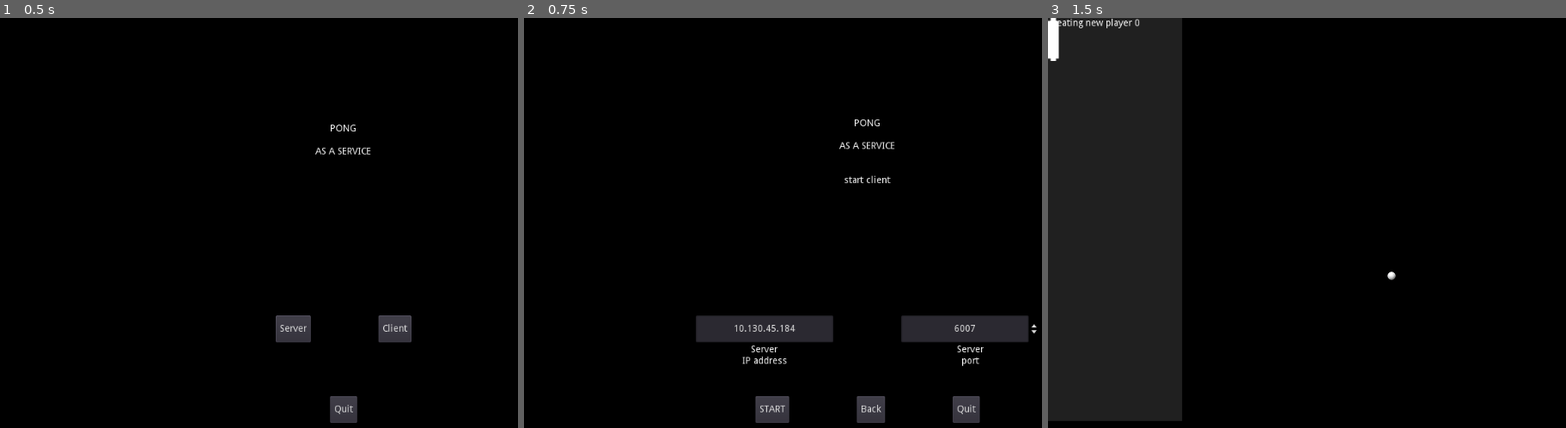
Above: before the commit, frames 1-3 (left to right).
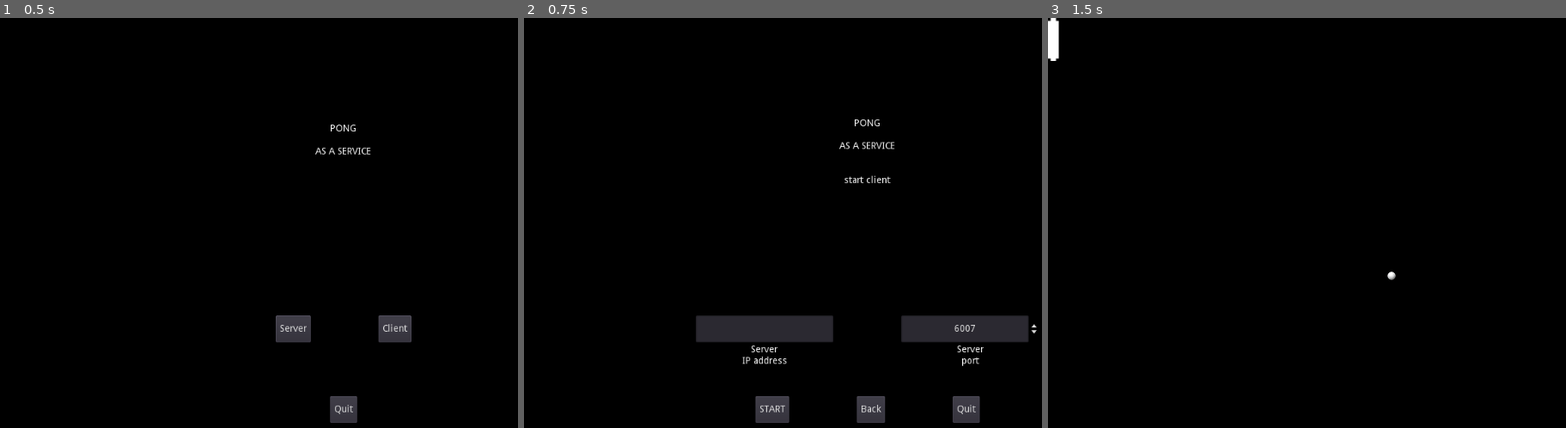
Above: after the commit, the same moments.

Repository: wisienka91/pongasaservice
Game: Godot game, scene res://menu/MainMenu.tscn
Same seed, same stepped clock (60 frames per second), same inputs: the game is played once before the commit and once after it.
Inputs:
- Up to frame 1 (0.5 s): no input
- Up to frame 2 (0.75 s): click "Client" at 0.5 s
- Up to frame 3 (1.5 s): click "START" at 1.25 s

Frame 1 is identical in both runs. In frame 2, less than 0.1% of the frame differs, in the area x 40-53%, y 74-77%; in frame 3, 25%, in the area x 0-26%, y 0-99%.
Error in both runs: Invalid get index '1' (on base: 'Array'). (res://lib/network.gd:4)

Commit message:
Debug cleaned

Diff:
--- a/game/Game.gd
+++ b/game/Game.gd
@@ -4,7 +4,6 @@
 var players = []
 var peer_id = null
 var visible_players = []
-onready var debug = $GUI/debug
 
 var controlling = null
 
@@ -44,7 +43,6 @@
 
 
 func init_player(player_id):
-	debug.text += 'creating new player ' + str(player_id) + '\n'
 	var new_player = playerScene.instance()
 	new_player.name = str(player_id)
 	if player_id == peer_id:
--- a/game/Game.tscn
+++ b/game/Game.tscn
@@ -45,16 +45,3 @@
 position = Vector2( 512, 384 )
 
 [node name="Players" type="Node" parent="."]
-
-[node name="GUI" type="CanvasLayer" parent="."]
-
-[node name="ColorRect" type="ColorRect" parent="GUI"]
-modulate = Color( 1, 1, 1, 0.129412 )
-margin_right = 200.0
-margin_bottom = 600.0
-
-[node name="debug" type="Label" parent="GUI"]
-margin_left = 1.0
-margin_top = 1.0
-margin_right = 41.0
-margin_bottom = 15.0
--- a/menu/ClientMenu.tscn
+++ b/menu/ClientMenu.tscn
@@ -35,7 +35,6 @@
 [node name="IPInput" type="LineEdit" parent="ClientInputContainer/IPMarginContainer"]
 margin_right = 205.0
 margin_bottom = 40.0
-text = "10.130.45.184"
 align = 1
 
 [node name="PortMarginContainer" type="MarginContainer" parent="ClientInputContainer"]
@@ -48,7 +47,7 @@
 margin_right = 206.0
 margin_bottom = 40.0
 min_value = 6007.0
-max_value = 6010.0
+max_value = 6027.0
 value = 6007.0
 align = 1
 
